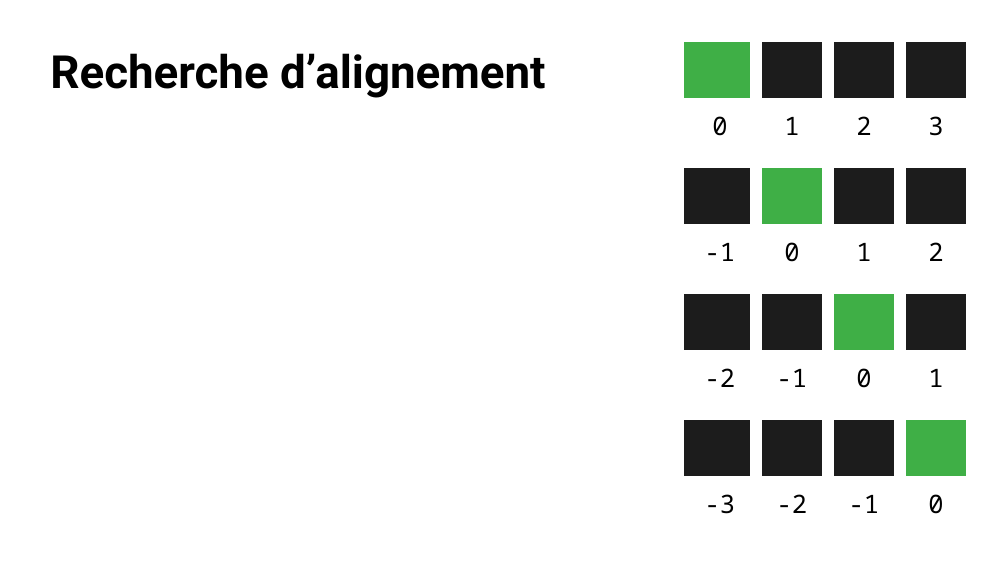
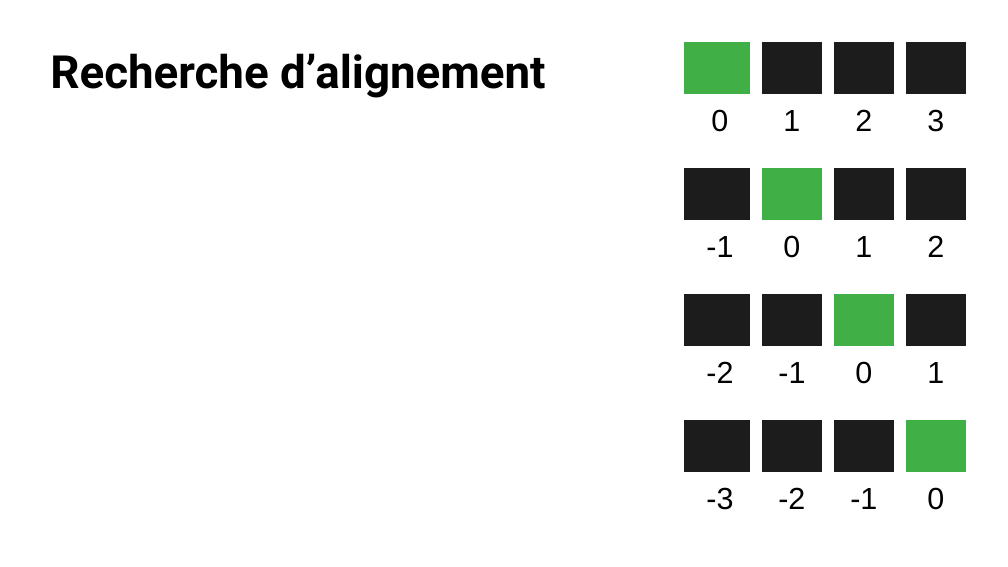
Before and after one commit to 5cover/Puissance-4, a slide deck: slide 8 of diapo.odp. Drawn at 1008x567 pixels with LibreOffice and Linux fonts; fonts in the diff are those of the drawing. Boxes give left, top, right and bottom in pixels: in the first picture for what was removed or moved away, otherwise in the second. Text is boxed around its words. In the diff, an @@ line names an element or a change of style, - is before the commit and + after.

```diff
--- a/diapo.odp
+++ b/diapo.odp
@@ table at [684, 36, 973, 143] @@
@@ size 20 to 24 pt, font Noto Sans Mono to Arial @@
@@ table at [684, 162, 973, 269] @@
@@ size 20 to 24 pt, font Noto Sans Mono to Arial @@
@@ table at [684, 288, 973, 395] @@
@@ size 20 to 24 pt, font Noto Sans Mono to Arial @@
@@ table at [684, 414, 973, 521] @@
@@ size 20 to 24 pt, font Noto Sans Mono to Arial @@
```
Also in this commit, not shown: 2 other slides changed, 3 slides added, 2 slides removed, 8 other files.
